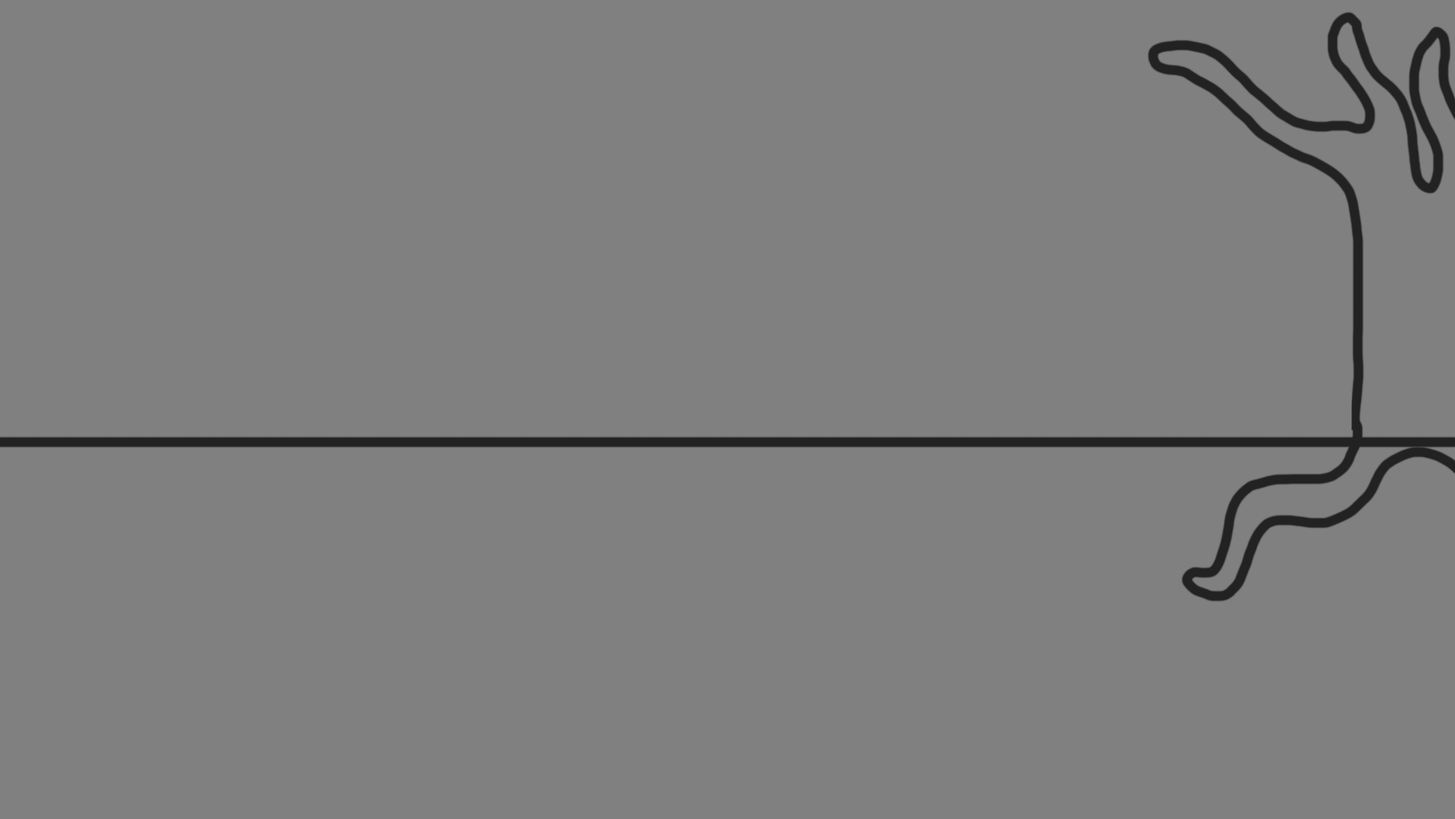
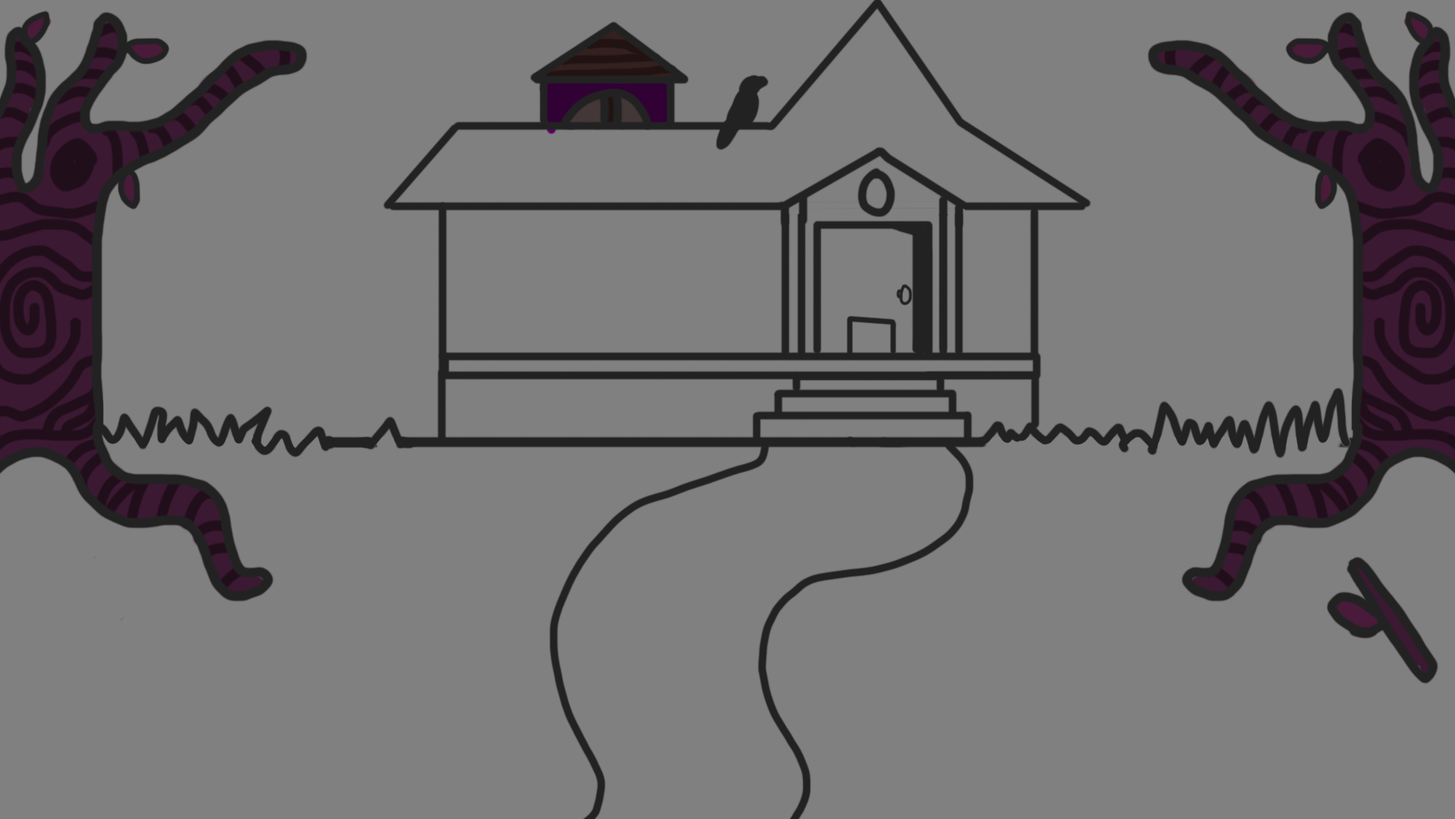
Before/after of a 1455×819 layered artwork. What changed in the layer stack:
added layer "Layer 5" above "Layer 6" over left=382, top=0, right=1093, bottom=446
added layer "Layer 6" above "Layer 2" over left=538, top=26, right=680, bottom=135
added layer "Layer 2" (1st of 2) above "Group 1" over left=0, top=10, right=309, bottom=621
added group "Group 1" with 2 layers above "Layer 4" over left=1146, top=10, right=1455, bottom=684
moved "Layer 2" (2nd of 2, in "Group 1") into group "Group 1", painted on it over left=1146, top=10, right=1455, bottom=684
removed layer "Layer 1" over left=0, top=435, right=1455, bottom=449
added layer "Layer 3" in group "Group 1" over left=1152, top=14, right=1455, bottom=679
added layer "Layer 4" above "Background" over left=96, top=386, right=1369, bottom=819
